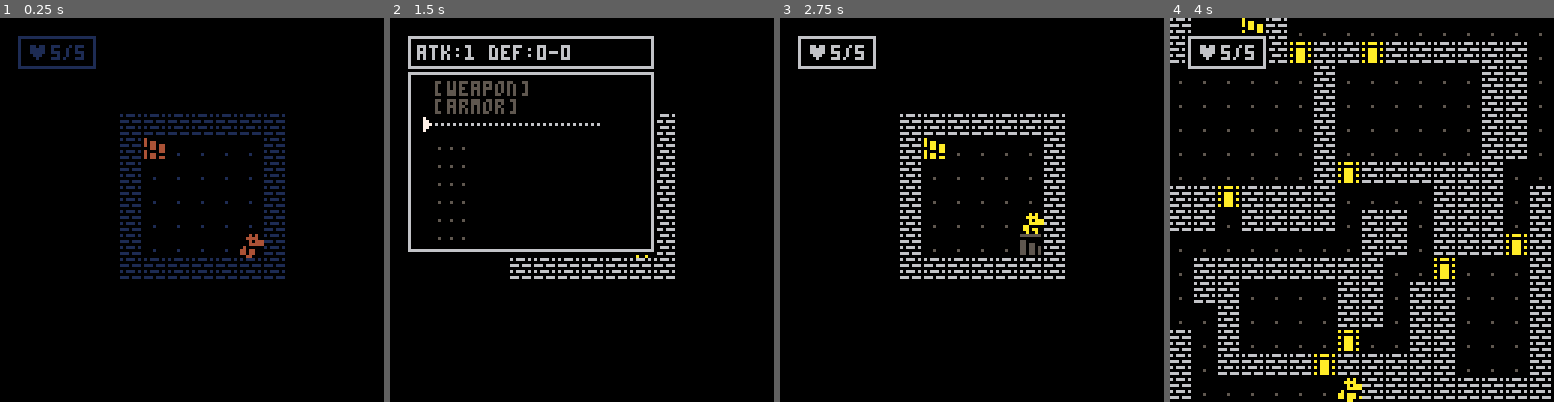
Above: before the commit, frames 1-4 (left to right).
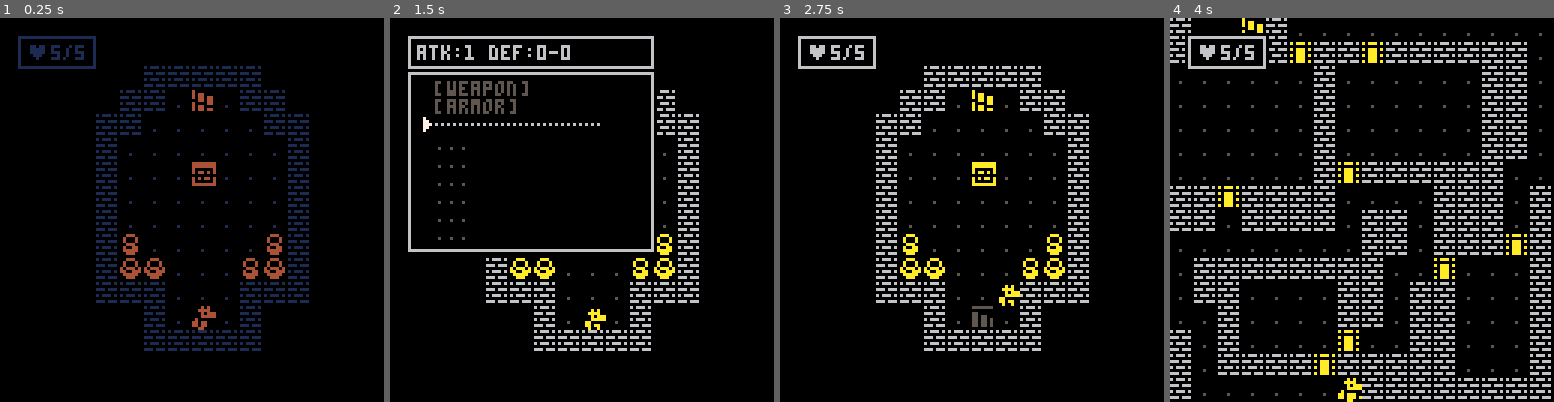
Above: after the commit, the same moments.

Repository: gabriel-jm/pico8-games
Game: PICO-8 cartridge porklike.p8
Two runs of this game, one before a commit and one after it. Both use one fixed random seed, a clock stepped at 60 frames per second and the inputs below.
Inputs:
- Up to frame 1 (0.25 s): no input
- Up to frame 2 (1.5 s): tap X (X key) at 0.33, 1.07 s; tap O (Z key) at 0.7 s
- Up to frame 3 (2.75 s): hold Right 1.6-2.1 s; tap O (Z key) at 1.7, 2.1, 2.5 s; tap X (X key) at 1.85 s; hold Up 2.15-2.42 s; hold Right from 2.47 s (still down)
- Up to frame 4 (4 s): tap O (Z key) at 2.9, 3.3, 3.7 s; tap X (X key) at 2.97 s; release Right at 3.03 s; hold Left 3.08-3.58 s; hold Down 3.63-3.97 s

The runs differ from the first frame. In frame 1, 9.3% of the frame differs, in the area x 25-81%, y 12-87%; in frame 2, 5.1%; in frame 3, 9.6%; in frame 4, nothing differs.

Commit message:
porklike - lesson 37 middle

Diff:
--- a/porklike.p8
+++ b/porklike.p8
@@ -30,6 +30,7 @@
 		0b00000110
 	]]
 
+	final_floor=9
 	frames=0
 
 	startgame()
@@ -54,6 +55,7 @@
 	btn_buffer=-1
 
 	skip_ai=false
+	win=false
 
 	thr_dx,thr_dy=0,-1
 
@@ -333,6 +335,11 @@
 		mob.y*8+mob.oy,
 		clr,mob.flipped
 	)
+end
+
+function draw_win()
+	cls(2)
+	print("u win",50,50,7)
 end
 -->8
 -- tools
@@ -536,11 +543,15 @@
 		mset(d_x,d_y,1)
 	elseif tile==6 then
 		-- stone tablet
-		show_talk({
-			"hello my dear friend",
-			"",
-			"this is porklike"
-		})
+		if floor==0 then
+			show_talk({
+				"hello my dear friend",
+				"",
+				"this is porklike"
+			})
+		elseif floor==final_floor then
+			win=true
+		end
 	end
 end
 
@@ -620,6 +631,15 @@
 end
 
 function check_end()
+	if win then
+		windows={}
+		_upd=update_gameover
+		_drw=draw_win
+		reload(0x2000,0x2000,0x1000)
+		fadeout(0.02)
+		return false
+	end
+
 	if (plyr.hp>0) return true
 
 	windows={}
@@ -1268,7 +1288,7 @@
 
 	if floor==0 then
 		return copy_map(16,0)
-	elseif floor==9 then
+	elseif floor==final_floor then
 		return copy_map(32,0)
 	end
 
@@ -1888,18 +1908,18 @@
 __map__
 0202020202020202020202020202020200000000000000000000000000000000000000000000000000000000000000000000000000000000000000000000000000000000000000000000000000000000000000000000000000000000000000000000000000000000000000000000000000000000000000000000000000000000
 020f010101010101010101020e01010200000000000000000000000000000000000000000000000000000000000000000000000000000000000000000000000000000000000000000000000000000000000000000000000000000000000000000000000000000000000000000000000000000000000000000000000000000000
-0201010101010202020201020202010200000000000000000000000000000000000000000000000000000000000000000000000000000000000000000000000000000000000000000000000000000000000000000000000000000000000000000000000000000000000000000000000000000000000000000000000000000000
-0201010101010201010101020101010200000000000000000000000000000000000000000000000000000000000000000000000000000000000000000000000000000000000000000000000000000000000000000000000000000000000000000000000000000000000000000000000000000000000000000000000000000000
-0201010101010201010101020102020200000000000202020202020200000000000000000002020202020200000000000000000000000000000000000000000000000000000000000000000000000000000000000000000000000000000000000000000000000000000000000000000000000000000000000000000000000000
-020101010101020101010102010101020000000000020e010101010200000000000000000002010101010200000000000000000000000000000000000000000000000000000000000000000000000000000000000000000000000000000000000000000000000000000000000000000000000000000000000000000000000000
-0201010101010102020202020101010200000000000201010101010200000000000000000002010601010200000000000000000000000000000000000000000000000000000000000000000000000000000000000000000000000000000000000000000000000000000000000000000000000000000000000000000000000000
-0201010101010101010101020101010200000000000201010101010200000000000000000002010101010200000000000000000000000000000000000000000000000000000000000000000000000000000000000000000000000000000000000000000000000000000000000000000000000000000000000000000000000000
-02020d02020202020202020202020d0200000000000201010101010200000000000000000002010101010200000000000000000000000000000000000000000000000000000000000000000000000000000000000000000000000000000000000000000000000000000000000000000000000000000000000000000000000000
-01010701020a01010101080202010102000000000002010101010f0200000000000000000002020201020200000000000000000000000000000000000000000000000000000000000000000000000000000000000000000000000000000000000000000000000000000000000000000000000000000000000000000000000000
-0101010102010101010101020201010200000000000202020202020200000000000000000000020f01020000000000000000000000000000000000000000000000000000000000000000000000000000000000000000000000000000000000000000000000000000000000000000000000000000000000000000000000000000
-0101010102020202020101020201010200000000000000000000000000000000000000000000020202020000000000000000000000000000000000000000000000000000000000000000000000000000000000000000000000000000000000000000000000000000000000000000000000000000000000000000000000000000
-02010601020c01010101010d0101020200000000000000000000000000000000000000000000000000000000000000000000000000000000000000000000000000000000000000000000000000000000000000000000000000000000000000000000000000000000000000000000000000000000000000000000000000000000
-0201010102010101010101020101010200000000000000000000000000000000000000000000000000000000000000000000000000000000000000000000000000000000000000000000000000000000000000000000000000000000000000000000000000000000000000000000000000000000000000000000000000000000
+0201010101010202020201020202010200000000000002020202020000000000000000000000000000000000000000000000000000000000000000000000000000000000000000000000000000000000000000000000000000000000000000000000000000000000000000000000000000000000000000000000000000000000
+0201010101010201010101020101010200000000000202010e01020200000000000000000000000000000000000000000000000000000000000000000000000000000000000000000000000000000000000000000000000000000000000000000000000000000000000000000000000000000000000000000000000000000000
+0201010101010201010101020102020200000000020201010101010202000000000000000002020202020200000000000000000000000000000000000000000000000000000000000000000000000000000000000000000000000000000000000000000000000000000000000000000000000000000000000000000000000000
+0201010101010201010101020101010200000000020101010101010102000000000000000002010101010200000000000000000000000000000000000000000000000000000000000000000000000000000000000000000000000000000000000000000000000000000000000000000000000000000000000000000000000000
+0201010101010102020202020101010200000000020101010601010102000000000000000002010601010200000000000000000000000000000000000000000000000000000000000000000000000000000000000000000000000000000000000000000000000000000000000000000000000000000000000000000000000000
+0201010101010101010101020101010200000000020101010101010102000000000000000002010101010200000000000000000000000000000000000000000000000000000000000000000000000000000000000000000000000000000000000000000000000000000000000000000000000000000000000000000000000000
+02020d02020202020202020202020d0200000000020101010101010102000000000000000002010101010200000000000000000000000000000000000000000000000000000000000000000000000000000000000000000000000000000000000000000000000000000000000000000000000000000000000000000000000000
+01010701020a0101010108020201010200000000020701010101010702000000000000000002020201020200000000000000000000000000000000000000000000000000000000000000000000000000000000000000000000000000000000000000000000000000000000000000000000000000000000000000000000000000
+0101010102010101010101020201010200000000020808010101070802000000000000000000020f01020000000000000000000000000000000000000000000000000000000000000000000000000000000000000000000000000000000000000000000000000000000000000000000000000000000000000000000000000000
+0101010102020202020101020201010200000000020202010101020202000000000000000000020202020000000000000000000000000000000000000000000000000000000000000000000000000000000000000000000000000000000000000000000000000000000000000000000000000000000000000000000000000000
+02010601020c01010101010d0101020200000000000002010f01020000000000000000000000000000000000000000000000000000000000000000000000000000000000000000000000000000000000000000000000000000000000000000000000000000000000000000000000000000000000000000000000000000000000
+0201010102010101010101020101010200000000000002020202020000000000000000000000000000000000000000000000000000000000000000000000000000000000000000000000000000000000000000000000000000000000000000000000000000000000000000000000000000000000000000000000000000000000
 0201010101010101010707020101010100000000000000000000000000000000000000000000000000000000000000000000000000000000000000000000000000000000000000000000000000000000000000000000000000000000000000000000000000000000000000000000000000000000000000000000000000000000
 0202020202020202020202020202010100000000000000000000000000000000000000000000000000000000000000000000000000000000000000000000000000000000000000000000000000000000000000000000000000000000000000000000000000000000000000000000000000000000000000000000000000000000
 
